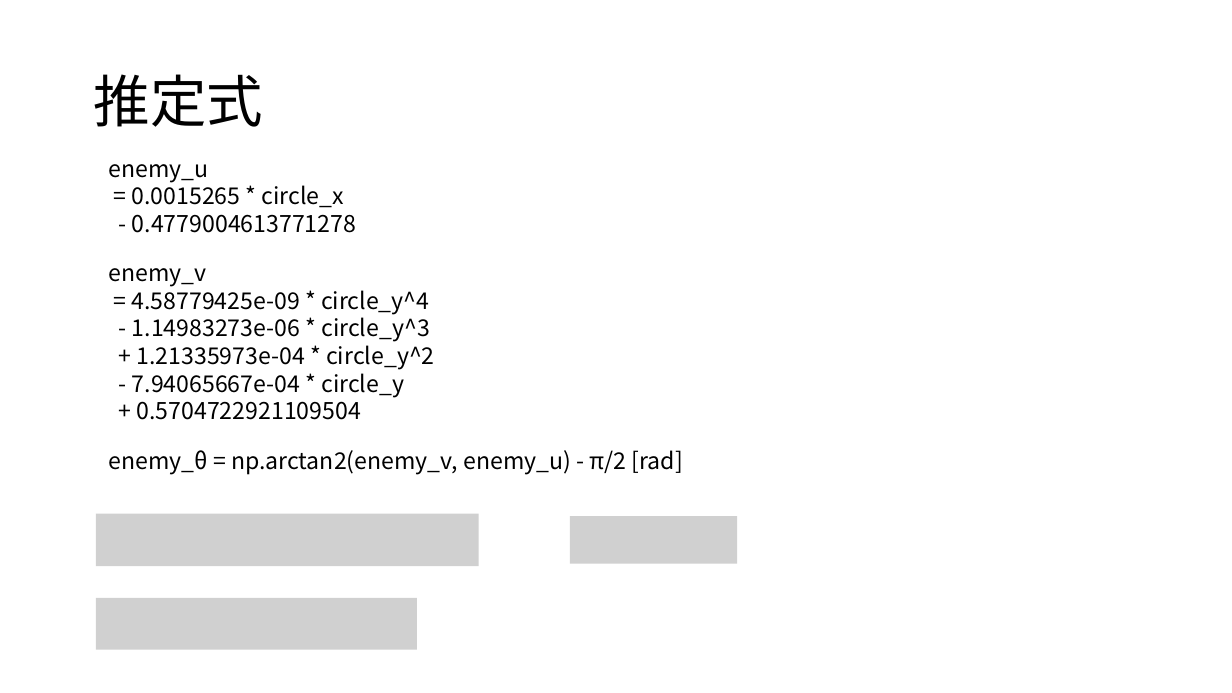
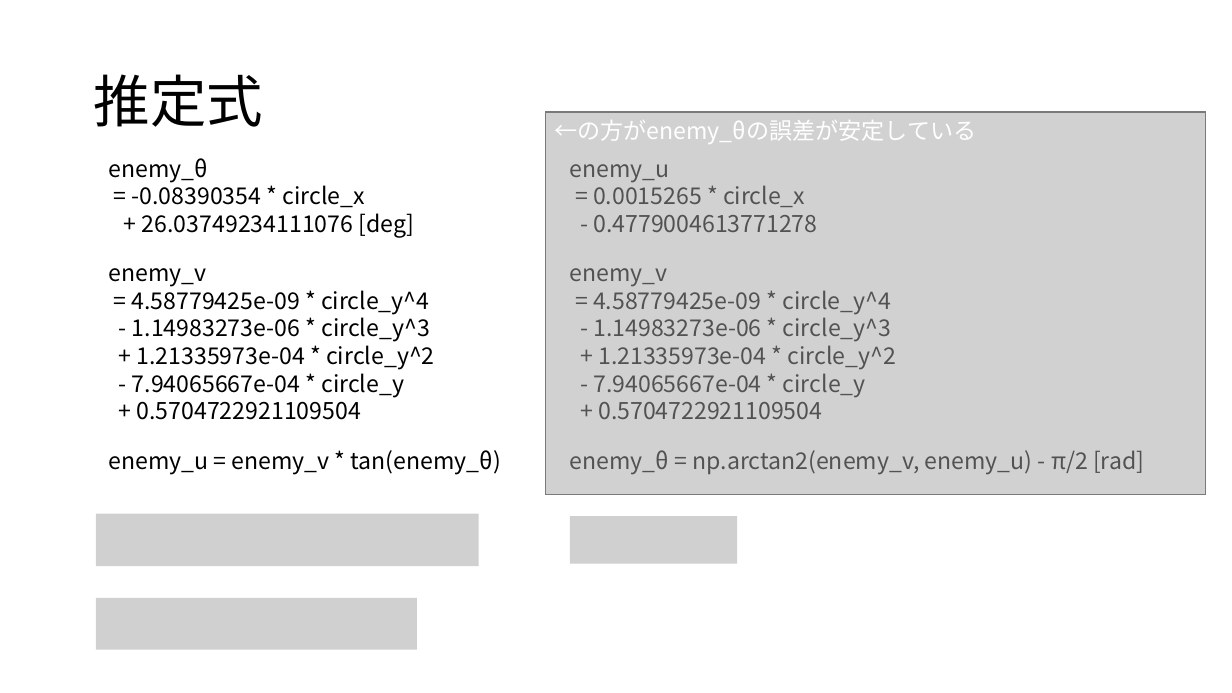
Before and after one commit to Yoshihama0901/burger_war_19sm, a slide deck: slide 2 of circle/circle.pptx. Drawn at 1232x693 pixels with LibreOffice and Linux fonts; fonts in the diff are those of the drawing; grey boxes stand for pictures. Boxes give left, top, right and bottom in pixels: in the first picture for what was removed or moved away, otherwise in the second. Text is boxed around its words. In the diff, an @@ line names an element or a change of style, - is before the commit and + after.

Commit message:
Update circle analysis

```diff
--- a/circle/circle.pptx
+++ b/circle/circle.pptx
@@ rectangle added at bbox=[545, 112, 1205, 494], fill #A5A5A5 at 50% opacity, outline #7A7A7A 1 pt, 18 pt, text #FFFFFF @@
+←の方がenemy_θの誤差が安定している
@@ text at bbox=[108, 158, 414, 238]: text changed @@
-enemy_u
-= 0.0015265 * circle_x
-- 0.4779004613771278
+enemy_θ
+= -0.08390354 * circle_x
++ 26.03749234111076 [deg]
@@ text added at bbox=[570, 164, 817, 232], 18 pt, text #000000 @@
+enemy_u
+= 0.0015265 * circle_x
+- 0.4779004613771278
@@ text added at bbox=[570, 268, 897, 419], 18 pt, text #000000 @@
+enemy_v
+= 4.58779425e-09 * circle_y^4
+- 1.14983273e-06 * circle_y^3
++ 1.21335973e-04 * circle_y^2
+- 7.94065667e-04 * circle_y
++ 0.5704722921109504
@@ text "enemy_θ = np.arctan2(enemy_v, enemy_u) - ...": place and size @@
-text "enemy_θ = np.arctan2(enemy_v, enemy_u) - ..." at bbox=[108, 450, 683, 475]
+text "enemy_θ = np.arctan2(enemy_v, enemy_u) - ..." at bbox=[570, 450, 1144, 475]
@@ text added at bbox=[108, 450, 501, 475], 18 pt, text #000000 @@
+enemy_u = enemy_v * tan(enemy_θ)
```
Also in this commit, not shown: 11 other files.
